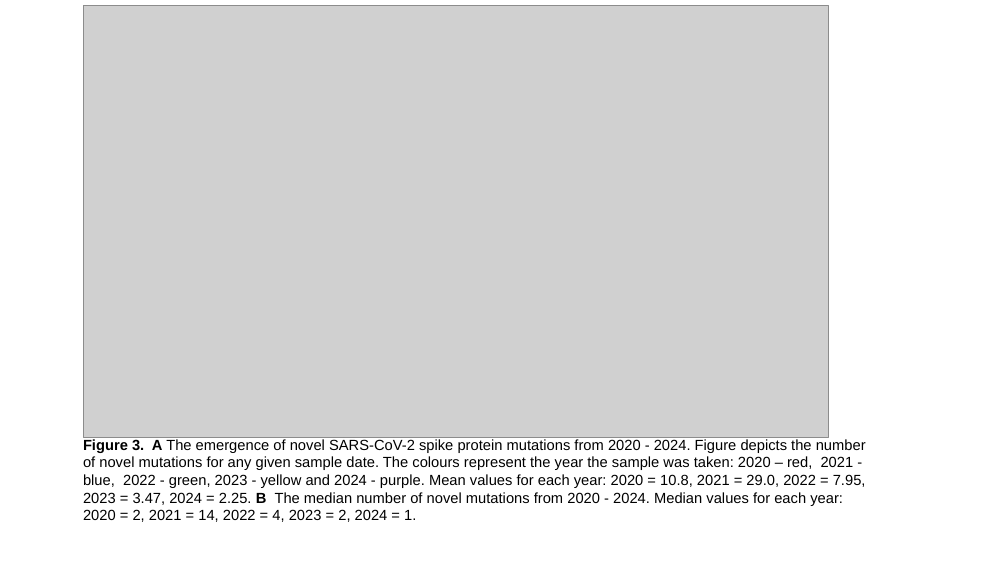
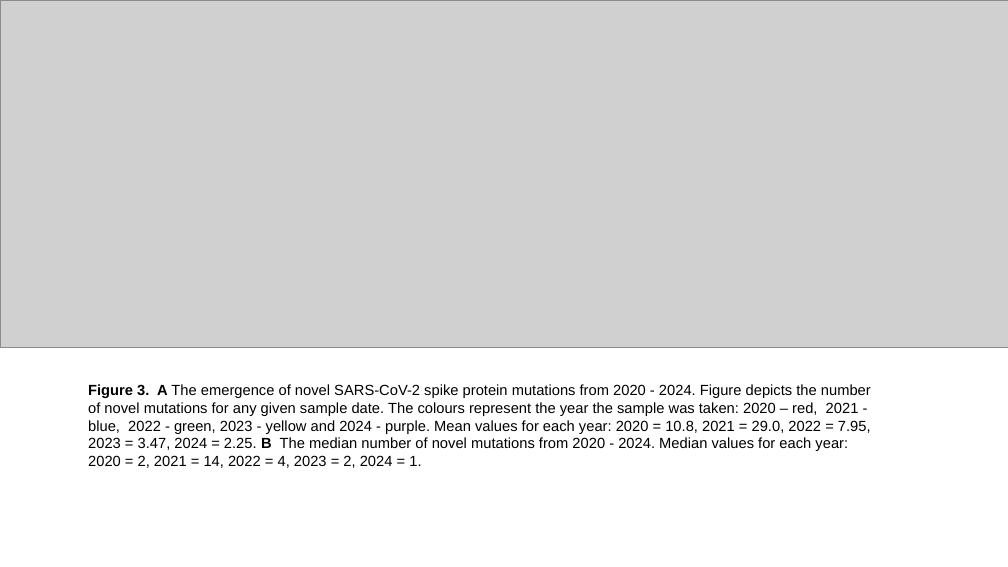
Before and after one commit to sha524/Spike_protein, a slide deck: slide 3 of Plots and Figures/Real plots and figures/Completed figures with captions.pptx. Drawn at 1008x567 pixels with LibreOffice and Linux fonts; fonts in the diff are those of the drawing; grey boxes stand for pictures. Boxes give left, top, right and bottom in pixels: in the first picture for what was removed or moved away, otherwise in the second. Text is boxed around its words. In the diff, an @@ line names an element or a change of style, - is before the commit and + after.

```diff
--- a/Plots and Figures/Real plots and figures/Completed figures with captions.pptx
+++ b/Plots and Figures/Real plots and figures/Completed figures with captions.pptx
@@ picture: place and size @@
-picture at bbox=[83, 5, 828, 438]
+picture at bbox=[0, 0, 1008, 348]
@@ text "Figure 3. A The emergence ...": place and size @@
-text "Figure 3. A The emergence ..." at bbox=[83, 439, 866, 522]
+text "Figure 3. A The emergence ..." at bbox=[88, 384, 871, 468]
```
Also in this commit, not shown: 1 other slide changed, 10 other files.
